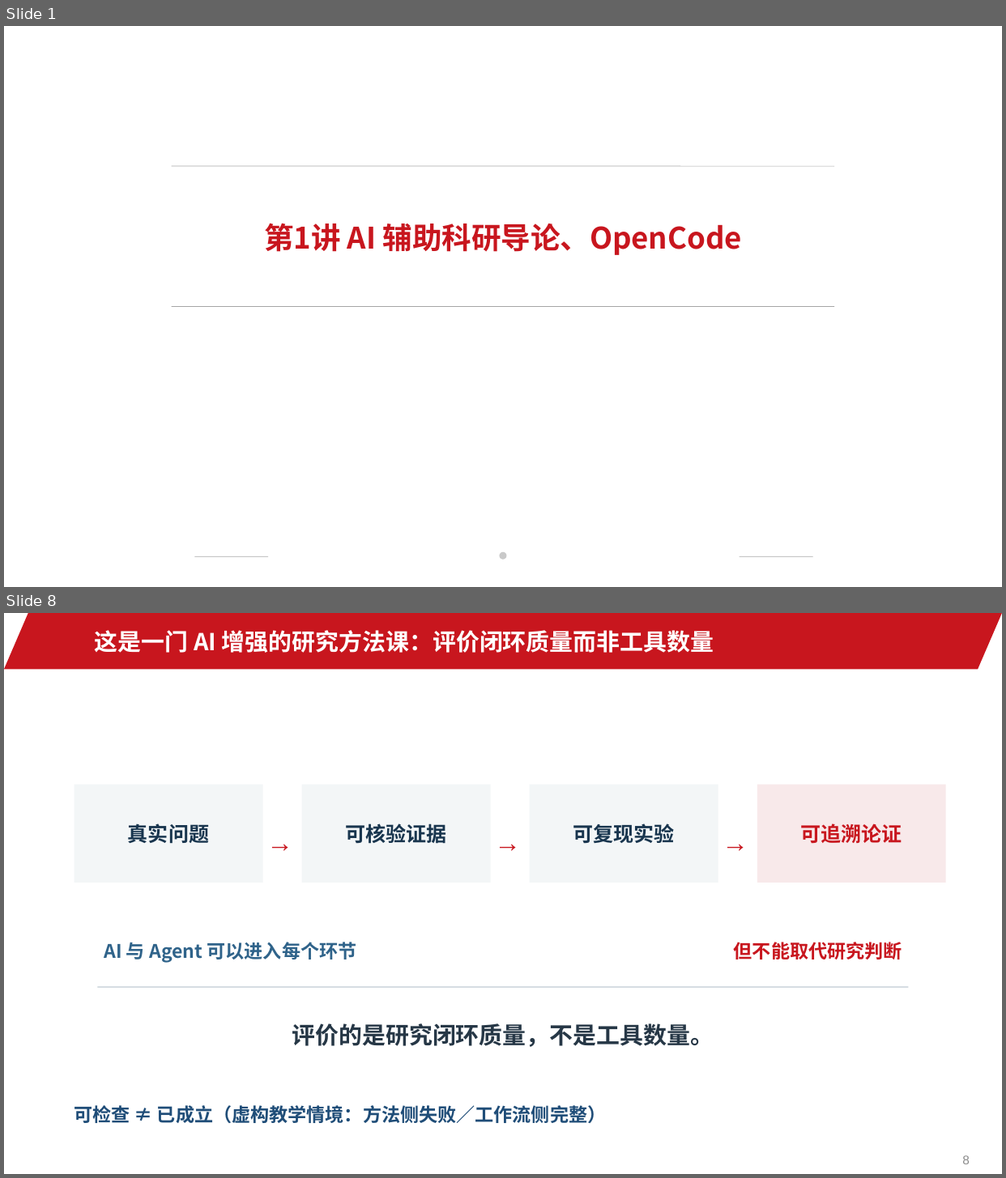
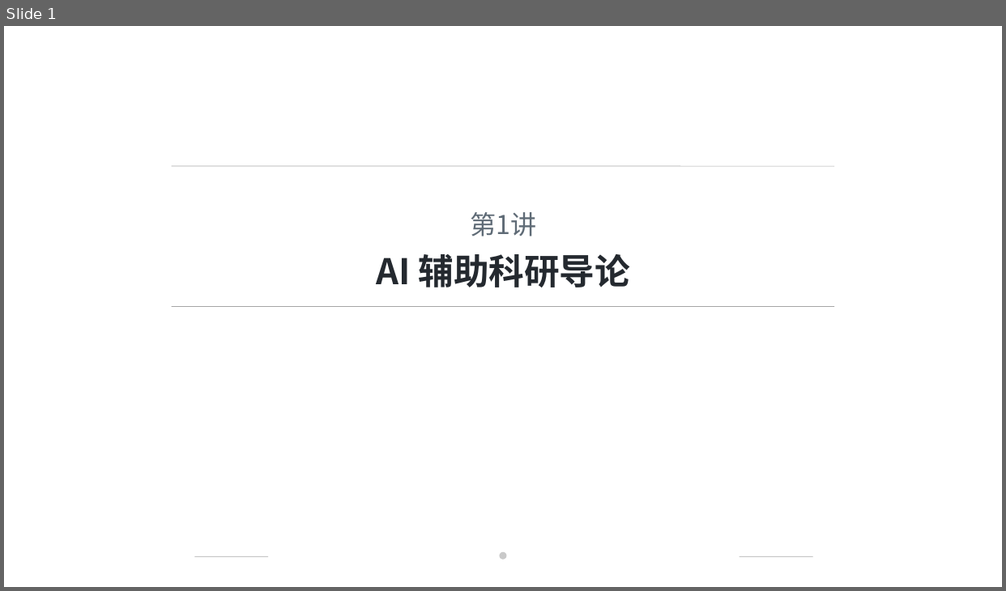
Before and after one commit to jinyh/ai4research, a slide deck: lessons/lesson-01/slides.pptx. Shown one above the other, each under a label of ours: slides 1 and 8 before the commit, slide 1 after it; the slides between them are not shown. The pictures are 1006x1178 and 1006x591 pixels, drawn with LibreOffice and Linux fonts; fonts in the diff are those of the drawing; background and template pictures are left out. Boxes give left, top, right and bottom in pixels: in the first picture for what was removed or moved away, otherwise in the second. Text is boxed around its words. In the diff, an @@ line names an element or a change of style, - is before the commit and + after.

```diff
--- a/lessons/lesson-01/slides.pptx
+++ b/lessons/lesson-01/slides.pptx
@@ slide 8 removed at [4, 613, 1002, 1174], background #FFFFFF @@
@@ parallelogram removed at [4, 613, 1002, 669] @@
@@ text removed at [95, 630, 714, 653] @@
-这是一门 AI 增强的研究方法课：评价闭环质量而非工具数量
@@ rectangle removed at [74, 785, 263, 883] @@
-真实问题
@@ rectangle removed at [302, 785, 491, 883] @@
-可核验证据
@@ rectangle removed at [530, 785, 718, 883] @@
-可复现实验
@@ rectangle removed at [757, 785, 946, 883] @@
-可追溯论证
@@ text removed at [258, 821, 302, 862] @@
-→
@@ text removed at [486, 821, 530, 862] @@
-→
@@ text removed at [714, 821, 757, 862] @@
-→
@@ text removed at [104, 942, 357, 962] @@
-AI 与 Agent 可以进入每个环节
@@ text removed at [734, 942, 902, 960] @@
-但不能取代研究判断
@@ rectangle removed at [98, 986, 908, 988] @@
@@ text removed at [292, 1024, 714, 1047] @@
-评价的是研究闭环质量，不是工具数量。
@@ text removed at [74, 1105, 606, 1123] @@
-可检查 ≠ 已成立（虚构教学情境：方法侧失败／工作流侧完整）
@@ page number removed at [962, 1156, 970, 1165] @@
-8
@@ slide 1 changed as well @@
@@ text at [470, 212, 536, 237]: text changed; size 28.5 to 25 pt; text colour #C8161E to #5F6B76; bold off @@
-第1讲 AI 辅助科研导论、OpenCode
+第1讲
@@ text added at [376, 254, 630, 288], 34 pt, text #24292F, bold @@
+AI 辅助科研导论
```
Also in this commit, not shown: 6 other slides changed, 24 slides added, 22 other slides removed, 37 other files.
